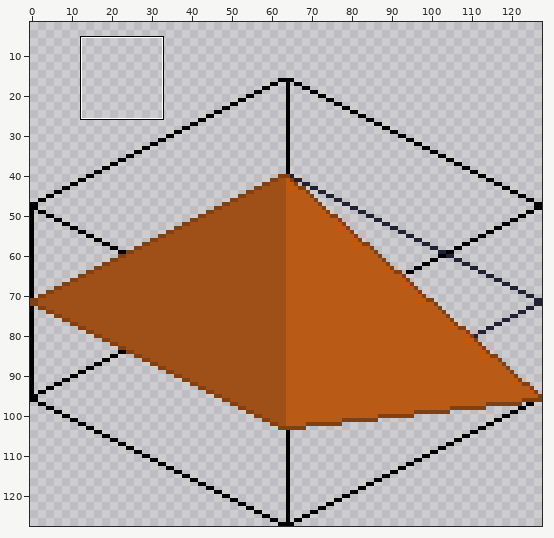
Edited in one commit: pixel-art file (data/terrain.ase). Above, an overview of the earlier version with the close-up marked.
Close-up. As it was:
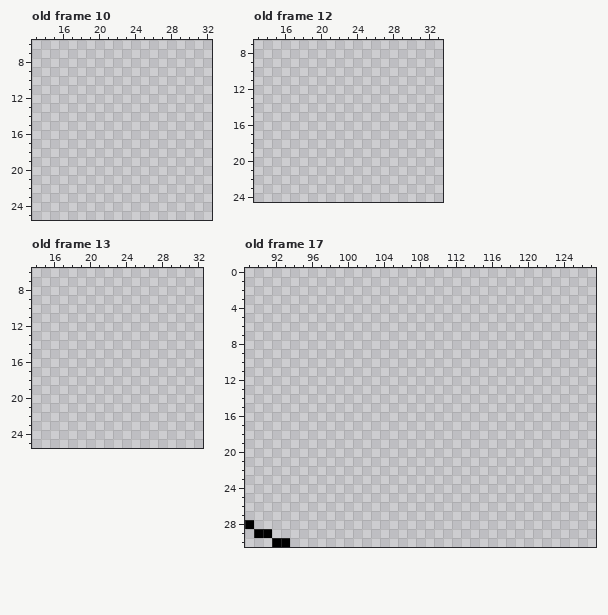
128x128 pixels, 21 frames. Colours within 5 levels of each other are drawn and written as one. Shown: old frame 10: x 13..32, y 6..25; old frame 12: x 13..33, y 7..24; old frame 13: x 14..32, y 6..25; old frame 17: x 89..127, y 0..30. The wide view leaves out empty margins. The commit also changed other frames or places, which this record leaves out.
After:
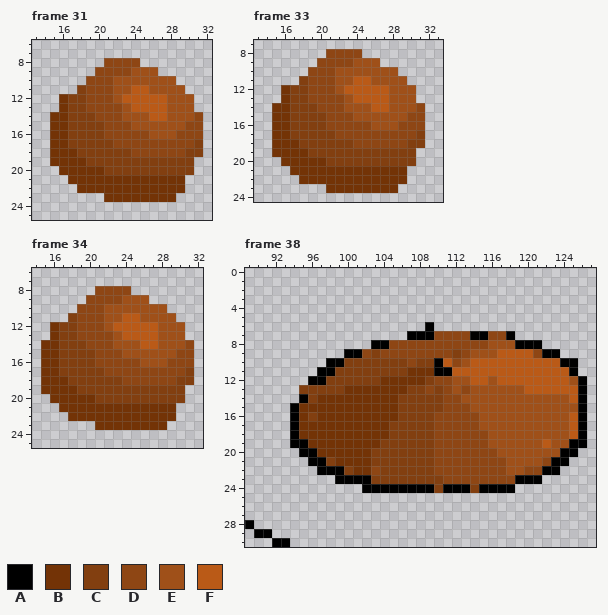
Palette (. is transparent): A #000000  B #733306  C #823f10  D #8e4614  E #9f5019  F #ba5a17
A new or re-ordered frame is compared with the old frame closest to it.
From the commit log: Add water tiles
The edit:
frames 21 -> 42
layer "Layer 2" added
Changed rows in their new state; - is an unchanged pixel.
Frame 31 is new; against old frame 10, layer "Layer 2":
first column x 15:
 8 ------DDDD-------
 9 -----DDDDEEE-----
10 ----DDDEEEEEEE---
11 ---CDDDEEFFEEEE--
12 -BCCDDDEFFFFFEEE-
13 -BCCDDDDEFFFFEEE-
14 BBCCCDDDEEEFFEEED
15 BBCCCCDDDEEEEEEDD
16 BBCCCCDDDDDEEEDDD
17 BBCCCCCDDDDDDDDDC
18 BBBCCCCCCDDDDDDCC
19 BBBBCCCCCCCCCCCC-
20 -BBBBBCCCCCCCCCC-
21 --BBBBBBBBBBBBB--
22 ---BBBBBBBBBBBB--
23 ------BBBBBBBB---
Frame 33 is new; against old frame 12, layer "Layer 2": the same change as frame 31
Frame 34 is new; against old frame 13, layer "Layer 2": the same change as frame 31
Frame 38 is new; against old frame 17, layer "Layer 2":
first column x 94:
 6 ---------------A-----------------
 7 -------------AAADDDDAADDA--------
 8 ---------AADDDDDDDDDDDEEEAAA-----
 9 ------AADCDDDDDDDDCDEEEFFFFDAA---
10 ----AACCCCCCCDCCAFDEFFFFFFFFFFAA-
11 ---AACCCCCCCCBBBAAFFFFFFFFFFFFFA-
12 --AACCCCCCBBBBBCDDEEFFEFFFFFFFFEA
13 -CCCCCBBBBBBBCCDCDEDEEEEEEFFFFFFA
14 -ACBBBBBBBBBCCCCCDDEEEEEEEEEEEEFA
15 ABBBBBBBBBBBCCCCCDDDEEEEEEEEEEEEA
16 ABCBBBBBBBBBCCCCDDDDDEEEEEEEEEEFA
17 ABBBBBBBBBBCCCCCDDDDDEEEEEEEEEEFA
18 ABBBBBBBBBBCCCCCDDDDDDEEEEEEEEEFA
19 AABBBBBBBBCCCCCCDDDDDDEEEEEEFEEAA
20 -AABBBBBBCCCCCCCDDDDDDDEEEEEEEAA-
21 --AACBBBBCCCCCCCDDDDDDDDEEEEDAA--
22 ---AAACBBDCCCCCCDDDDDDDDEEDDAA---
23 -----AAAACCCCCCCCDDDDDDDDAAA-----
24 --------AAAAAAAACAAACAAAA--------
Changed places in both close-ups, as pixel boxes (x1, y1, x2, y2):
added: (50, 58, 203, 202)
added: (272, 49, 425, 193)
added: (41, 286, 194, 430)
added: (290, 322, 587, 493)
